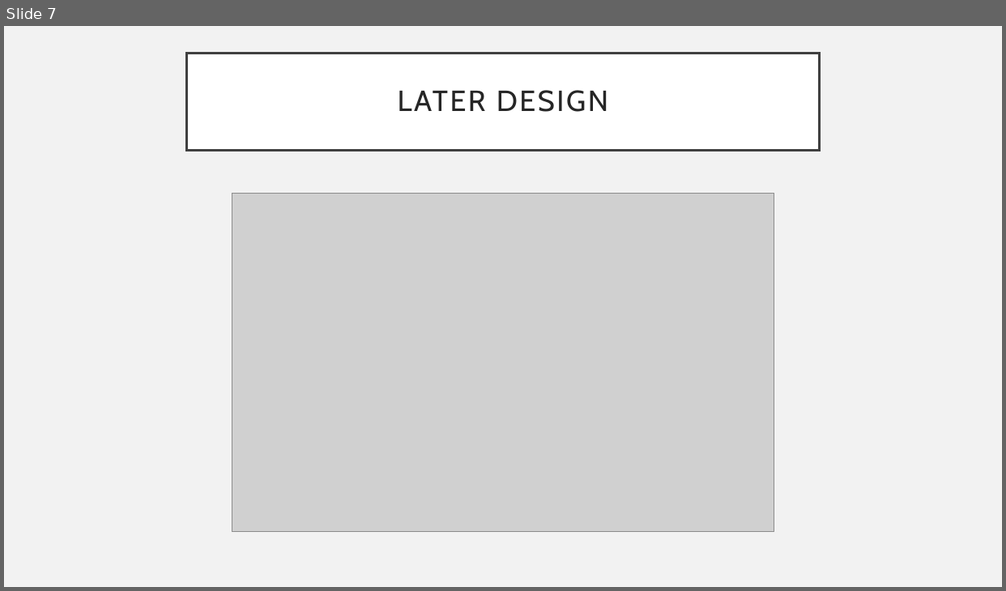
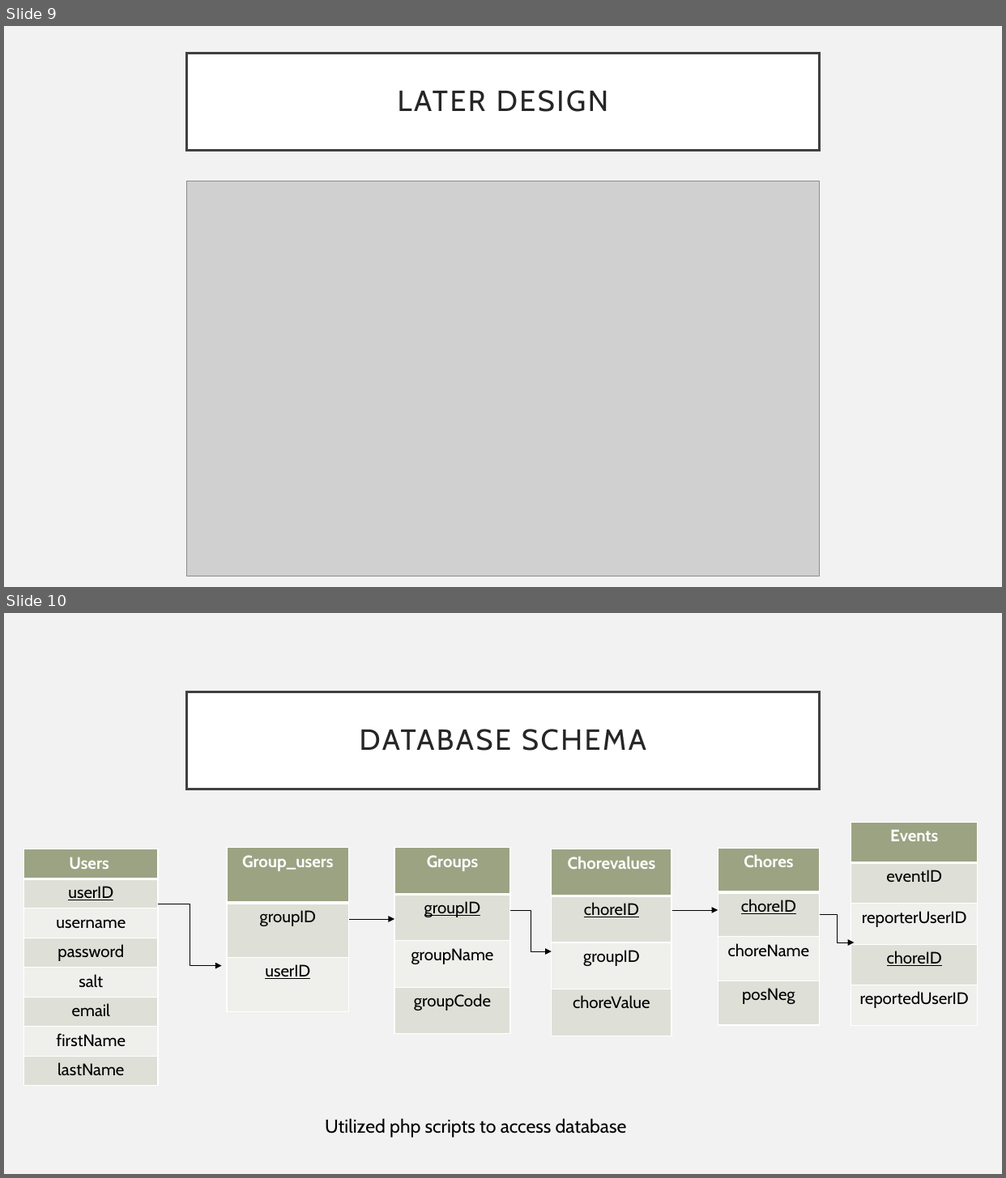
Before and after one commit to Risch1997/IIT-Project, a slide deck: OUR PRESENTATION.pptx. Shown one above the other, each under a label of ours: slide 7 before the commit, slides 9 and 10 after it. The pictures are 1006x591 and 1006x1178 pixels, drawn with LibreOffice and Linux fonts; fonts in the diff are those of the drawing; grey boxes stand for pictures. Boxes give left, top, right and bottom in pixels: in the first picture for what was removed or moved away, otherwise in the second. Text is boxed around its words. In the diff, an @@ line names an element or a change of style, - is before the commit and + after.

```diff
--- a/OUR PRESENTATION.pptx
+++ b/OUR PRESENTATION.pptx
@@ slide 10 added at [4, 613, 1002, 1174], background #F2F2F2 @@
@@ title added at [187, 692, 819, 789], fill #FFFFFF, outline #404040 2.5 pt, 28 pt, text #262626 @@
+DATABASE SCHEMA
@@ table added at [851, 822, 978, 1025], 5 rows, 1 columns @@
+Events
+eventID
+reporterUserID
+choreID
+reportedUserID
@@ table added at [24, 850, 158, 1086], 8 rows, 1 columns @@
+Users
+userID
+username
+password
+salt
+email
+firstName
+lastName
@@ table added at [227, 848, 349, 1012], 3 rows, 1 columns @@
+Group_users
+groupID
+userID
@@ table added at [394, 848, 511, 1034], 4 rows, 1 columns @@
+Groups
+groupID
+groupName
+groupCode
@@ table added at [552, 850, 671, 1037], 4 rows, 1 columns @@
+Chorevalues
+choreID
+groupID
+choreValue
@@ table added at [718, 848, 820, 1025], 4 rows, 1 columns @@
+Chores
+choreID
+choreName
+posNeg
@@ elbow arrow added from (157, 904) to (222, 965), #000000 0.5 pt @@
@@ arrow added from (349, 919) to (394, 919), #000000 0.5 pt @@
@@ elbow arrow added from (510, 911) to (552, 952), #000000 0.5 pt @@
@@ arrow added from (672, 910) to (718, 910), #000000 0.5 pt @@
@@ elbow arrow added from (819, 914) to (854, 943), #000000 0.5 pt @@
@@ text added at [325, 1118, 627, 1138], 18 pt, text #000000 @@
+Utilized php scripts to access database
@@ what was slide 7 is now slide 9 @@
@@ slide 9 changed as well @@
@@ picture: place and size @@
-picture at [232, 194, 774, 532]
+picture at [187, 182, 819, 577]
```
Also in this commit, not shown: 7 other slides changed, 4 other slides added, 4 other files.
